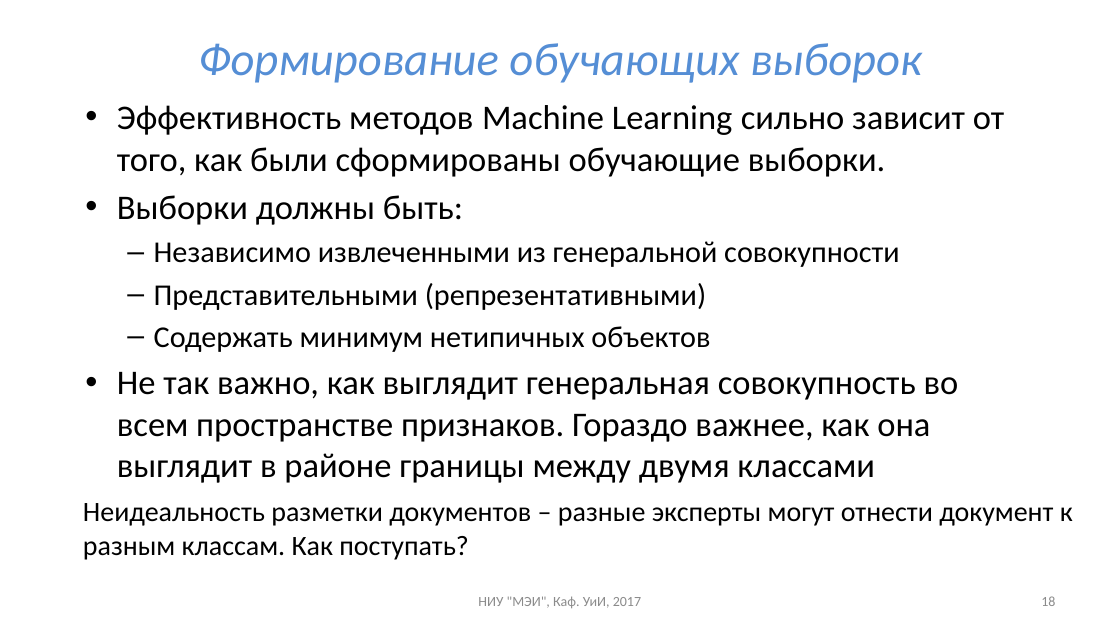
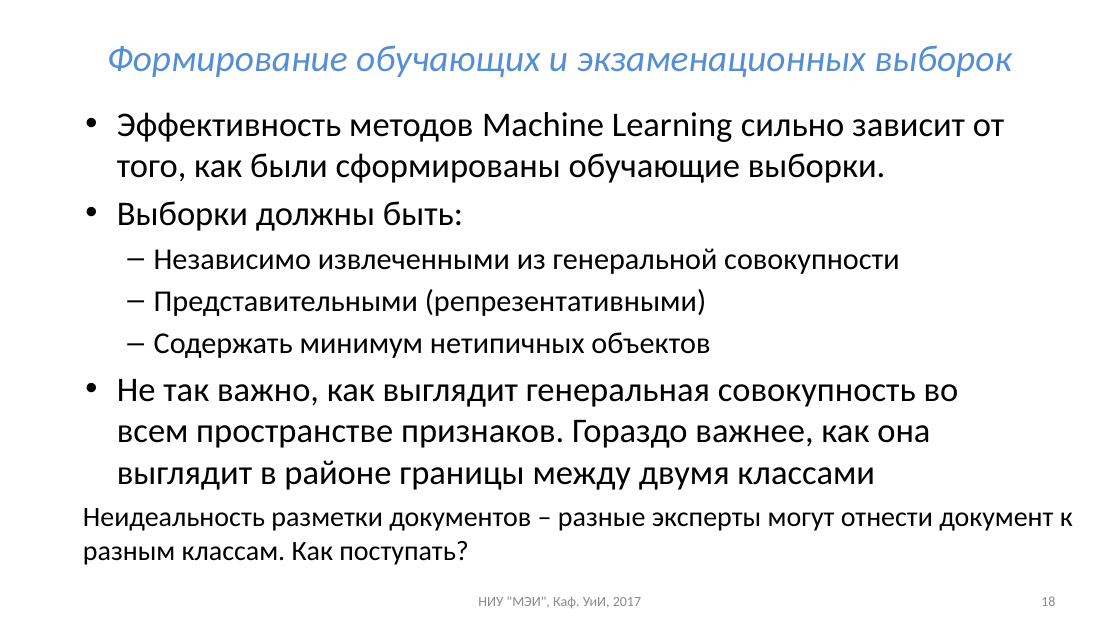
Before and after one commit to uii-mpei/uii-mpei.github.io, a slide deck: slide 18 of study/courses/iis/IIS_lec_2.pptx. Drawn at 1120x630 pixels with LibreOffice and Linux fonts; fonts in the diff are those of the drawing. Boxes give left, top, right and bottom in pixels: in the first picture for what was removed or moved away, otherwise in the second. Text is boxed around its words. In the diff, an @@ line names an element or a change of style, - is before the commit and + after.

```diff
--- a/study/courses/iis/IIS_lec_2.pptx
+++ b/study/courses/iis/IIS_lec_2.pptx
@@ title at [107,45,1011,77]: text changed; size 40 to 32 pt @@
-Формирование обучающих выборок
+Формирование обучающих и экзаменационных выборок
@@ text "Эффективность методов Machine Learning сильно ...": place and size @@
-text "Эффективность методов Machine Learning сильно ..." at [117,105,1004,483]
+text "Эффективность методов Machine Learning сильно ..." at [117,112,1004,490]
@@ text "Неидеальность разметки документов – разные ...": place and size @@
-text "Неидеальность разметки документов – разные ..." at [83,503,1073,560]
+text "Неидеальность разметки документов – разные ..." at [83,508,1073,565]
```
Also in this commit, not shown: 4 other slides changed, 3 other files.
